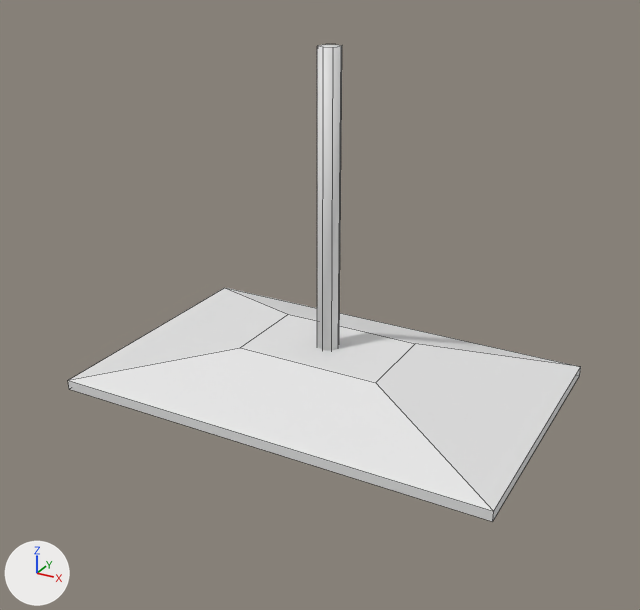
What one commit did to the Blender file 3d_models/kitchen_campaning/kitchen_campaning.blend.
Both versions are drawn from a 50 mm lens placed at (0.684, -1.29, 2.438), pointed at (0.011, -0.066, 1.826). The axes (+X, +Y, +Z) are drawn at lower left. The lights are the same throughout. Mesh edges are drawn as thin lines.

In view in the first picture: 'balcon-tube.008', 'kitchen_campaning'.
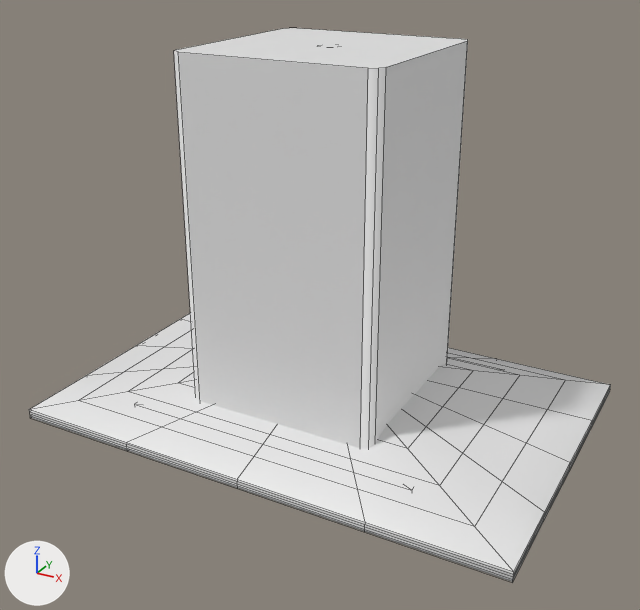
Where the newer file only moved an object's origin or applied its transform, the numbers keep the older frame.

What changed in the scene script:
```text
Add mat_metal_silver:
    mat_metal_silver = bpy.data.materials.new('metal_silver')
Change me_cube_010:
    where me_cube_010.from_pydata(...)  # 12 vertices, 10 faces; spans x -1.0..1.0, y -1.0..1.0, z -1.0..0.5
    used by ob_kitchen_campaning; location = (0.002, -0.017, 1.7); scale = (0.4, 0.25, 0.05)
    me_cube_010 part 1: the whole mesh is scaled about its middle by (1.12, 1.2, 1), then moved by (0.0, -0.01, -0.94)
Add me_cube:
    me_cube.from_pydata(...)  # 36 vertices, 30 faces; spans x -1.53..1.53, y -1.27..1.27, z -0.99..1.0
    me_cube.materials.append(mat_metal_silver)
Change ob_kitchen_campaning:
    add _m = ob_kitchen_campaning.modifiers.new('Subdivision', 'SUBSURF')
    add _m.subdivision_type = 'SIMPLE'
    add _m.render_levels = 3
Add ob_cube:
    ob_cube = bpy.data.objects.new('Cube', me_cube)
    ob_cube.location = (0.0, -0.022, 1.927)
    ob_cube.scale = (0.175, 0.175, 0.325)
```

Location of each change, [x1, y1, x2, y2] in pixels of the pictures (640 x 610 px):
'Cube', added
    after: [135, 28, 468, 490]
'kitchen_campaning', mesh rescaled, modifiers changed (13% wider, 15% taller)
    before: [68, 288, 581, 522]
    after: [29, 313, 611, 582]
'balcon-tube.008', unchanged, covered by the edit
    before: [317, 44, 342, 351]
